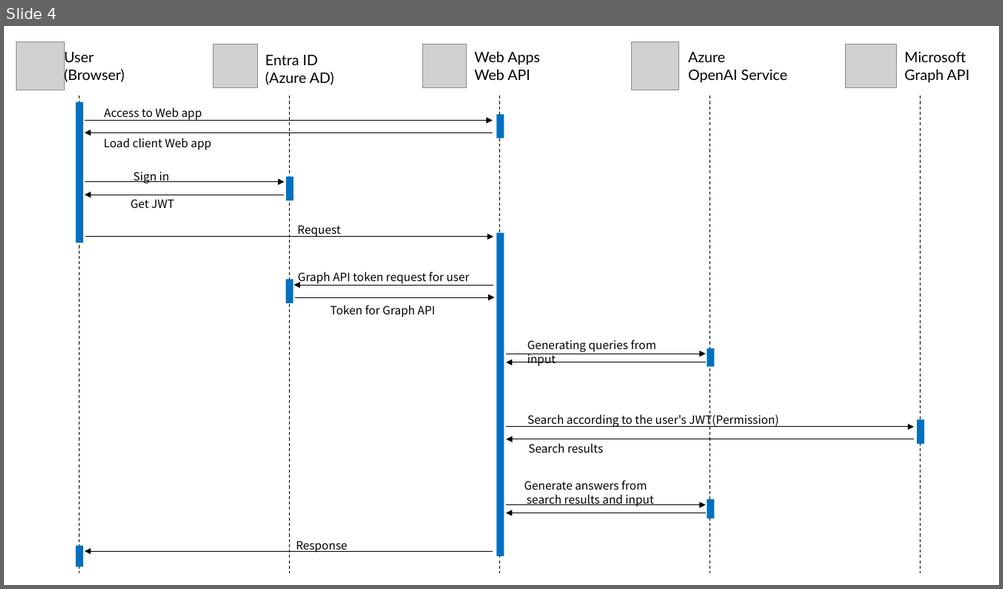
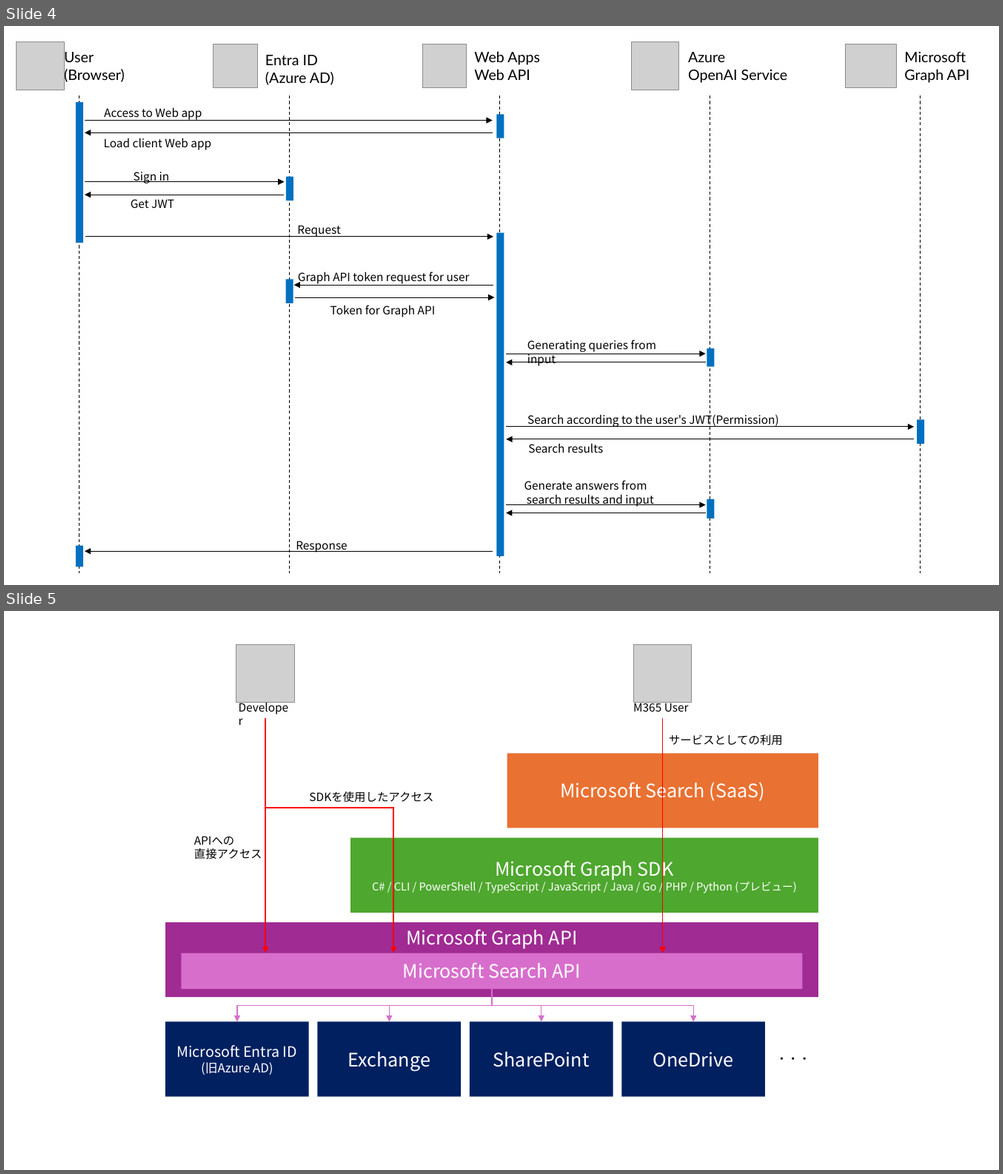
Before and after one commit to 07JP27/azureopenai-internal-microsoft-search, a slide deck: assets/approach.pptx. Shown one above the other, each under a label of ours: slide 4 before the commit, slides 4 and 5 after it. The pictures are 1003x589 and 1003x1174 pixels, drawn with LibreOffice and Linux fonts; fonts in the diff are those of the drawing; grey boxes stand for pictures. Boxes give left, top, right and bottom in pixels: in the first picture for what was removed or moved away, otherwise in the second. Text is boxed around its words. In the diff, an @@ line names an element or a change of style, - is before the commit and + after.

```diff
--- a/assets/approach.pptx
+++ b/assets/approach.pptx
@@ slide 5 added at <box>4,611,999,1170</box>, background #FFFFFF @@
@@ picture added at <box>236,644,294,703</box> @@
@@ picture added at <box>634,644,692,703</box> @@
@@ text added at <box>231,697,299,718</box>, 11 pt, text #000000 @@
+Developer
@@ arrow added from (265, 718) to (265, 954), #FF0000 1 pt @@
@@ elbow arrow added from (265, 718) to (393, 954), #FF0000 1 pt @@
@@ text added at <box>633,700,688,712</box>, 11 pt, text #000000 @@
+M365 User
@@ arrow added from (663, 718) to (663, 954), #FF0000 1 pt @@
@@ text added at <box>669,735,782,746</box>, 11 pt, text #000000 @@
+サービスとしての利用
@@ rectangle added at <box>507,754,818,828</box>, fill #E97132, 18 pt, text #FFFFFF @@
+Microsoft Search (SaaS)
@@ text added at <box>309,792,433,803</box>, 11 pt, text #000000 @@
+SDKを使用したアクセス
@@ text added at <box>194,836,262,860</box>, 11 pt, text #000000 @@
+APIへの
+直接アクセス
@@ rectangle added at <box>351,838,819,912</box>, fill #4EA72E, 10.5 pt, text #FFFFFF @@
+Microsoft Graph SDK
+C# / CLI / PowerShell / TypeScript / JavaScript / Java / Go / PHP / Python (プレビュー)
@@ rectangle added at <box>165,923,818,997</box>, fill #A02B93, 18 pt, text #FFFFFF @@
+Microsoft Graph API
@@ rectangle added at <box>182,954,802,989</box>, fill #D86ECC, 18 pt, text #FFFFFF @@
+Microsoft Search API
@@ elbow arrow added from (492, 989) to (237, 1022), #D86ECC 1 pt @@
@@ elbow arrow added from (492, 989) to (389, 1022), #D86ECC 1 pt @@
@@ elbow arrow added from (492, 989) to (541, 1022), #D86ECC 1 pt @@
@@ elbow arrow added from (492, 989) to (694, 1022), #D86ECC 1 pt @@
@@ rectangle added at <box>165,1022,308,1096</box>, fill #002060, 14 pt, text #FFFFFF @@
+Microsoft Entra ID
+(旧Azure AD)
@@ rectangle added at <box>317,1022,461,1096</box>, fill #002060, 18 pt, text #FFFFFF @@
+Exchange
@@ rectangle added at <box>469,1022,613,1096</box>, fill #002060, 18 pt, text #FFFFFF @@
+SharePoint
@@ rectangle added at <box>622,1022,765,1096</box>, fill #002060, 18 pt, text #FFFFFF @@
+OneDrive
@@ text added at <box>776,1057,810,1060</box>, 11 pt, text #000000 @@
+・・・
```
